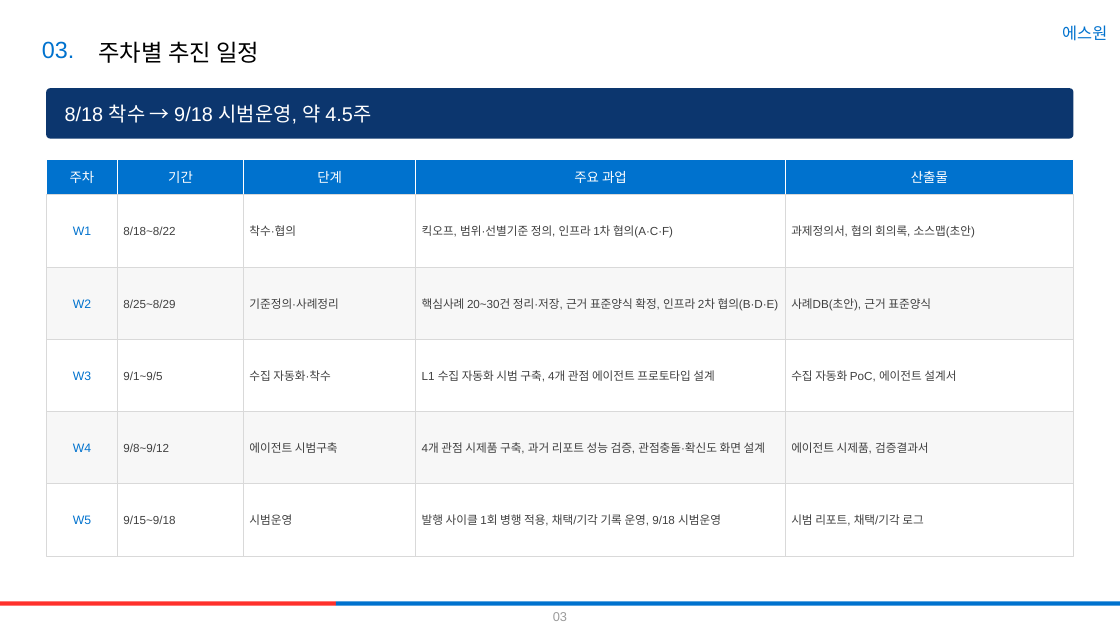
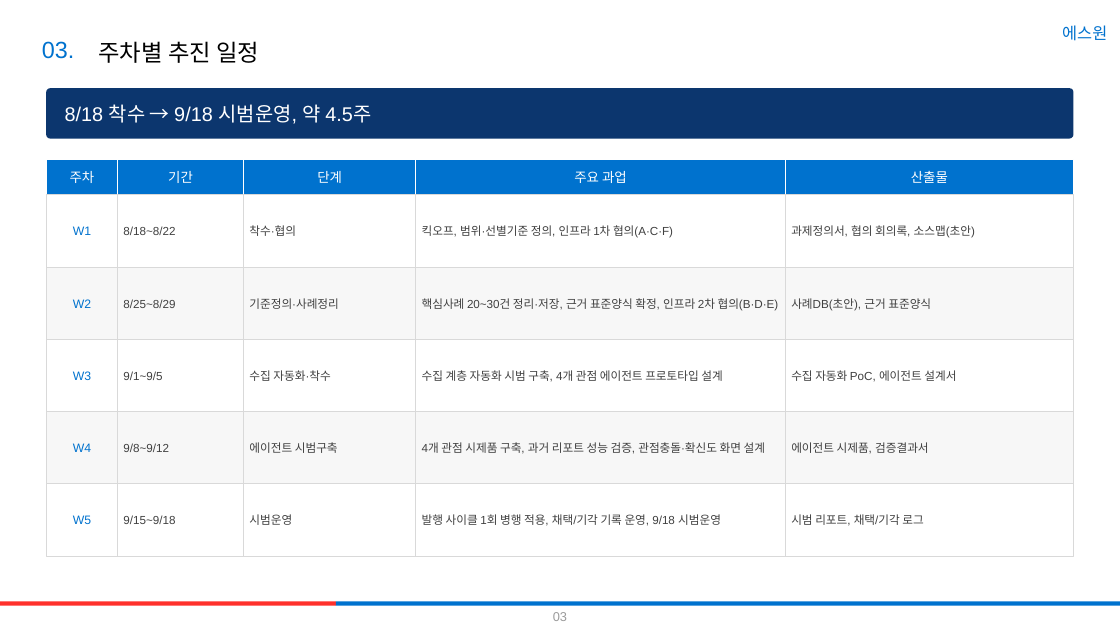
Before and after one commit to midoseo/E2E, a slide deck: slide 4 of 마켓센싱_리포트_AI전환_추진계획_에스원양식.pptx. Drawn at 1120x630 pixels with LibreOffice and Linux fonts; fonts in the diff are those of the drawing. Boxes give left, top, right and bottom in pixels: in the first picture for what was removed or moved away, otherwise in the second. Text is boxed around its words. In the diff, an @@ line names an element or a change of style, - is before the commit and + after.

Commit message:
용어 정합: AI 아키텍처 계층에서 L# 제거(이름/①~⑤로), 'L1~L6'은 회사 ERP 프로세스 전용화
- 과제정의서: 5계층 표 L1~L5→①~⑤, 본문 계층명으로
- 기획팀/추진계획 pptx: 계층 라벨 (L#) 제거
- 통합본: '정보수집(L1) 통합'→'정보수집 계층 통합' 개명, '수집자동화 설계(초안)' 시트 추가
- 구 (L1) 통합본 _archive 이동

```diff
--- a/마켓센싱_리포트_AI전환_추진계획_에스원양식.pptx
+++ b/마켓센싱_리포트_AI전환_추진계획_에스원양식.pptx
@@ text at (422, 370, 722, 381): text changed @@
-L1 수집 자동화 시범 구축, 4개 관점 에이전트 프로토타입 설계
+수집 계층 자동화 시범 구축, 4개 관점 에이전트 프로토타입 설계
```
Also in this commit, not shown: 2 other slides changed, 4 other files.
